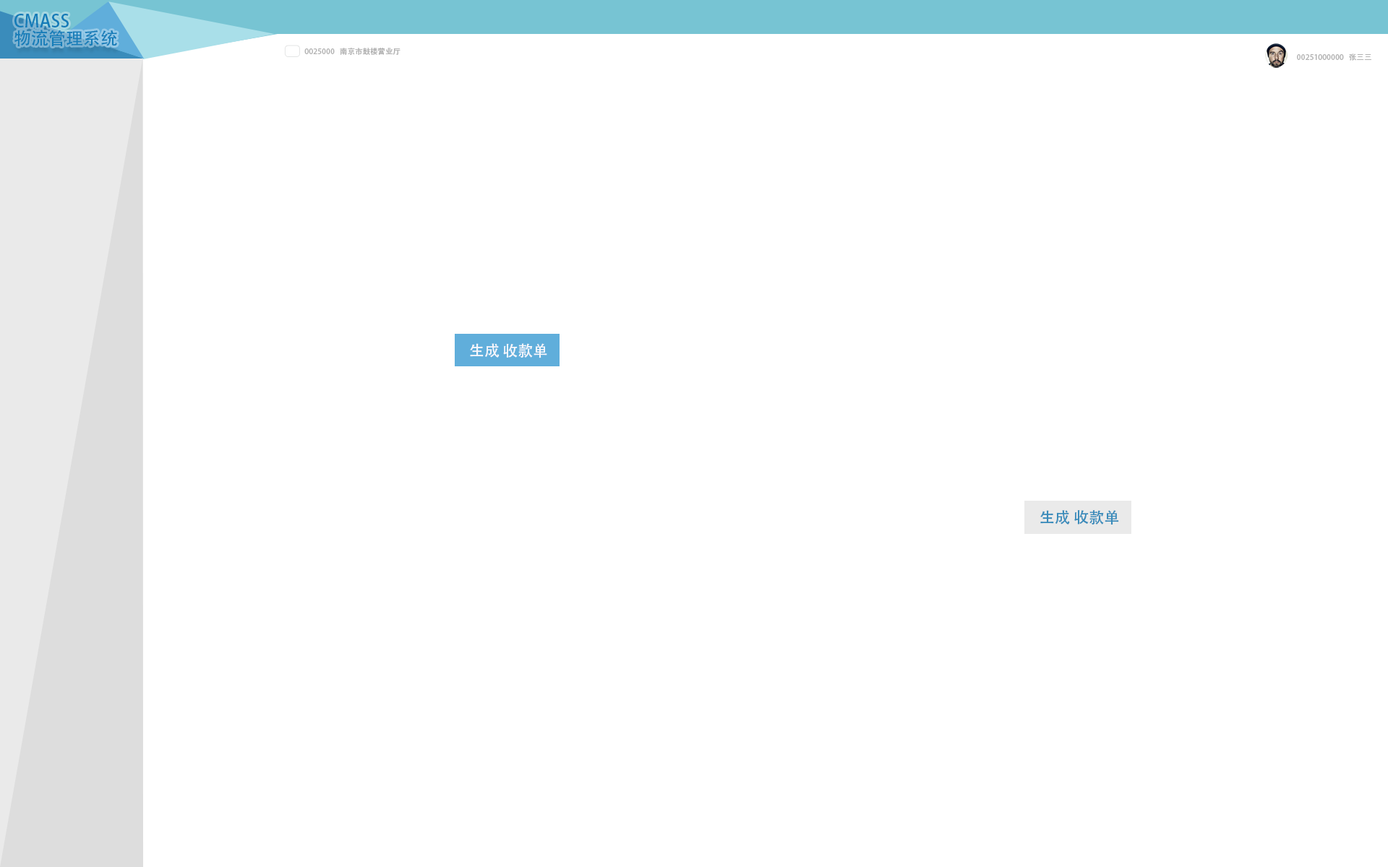
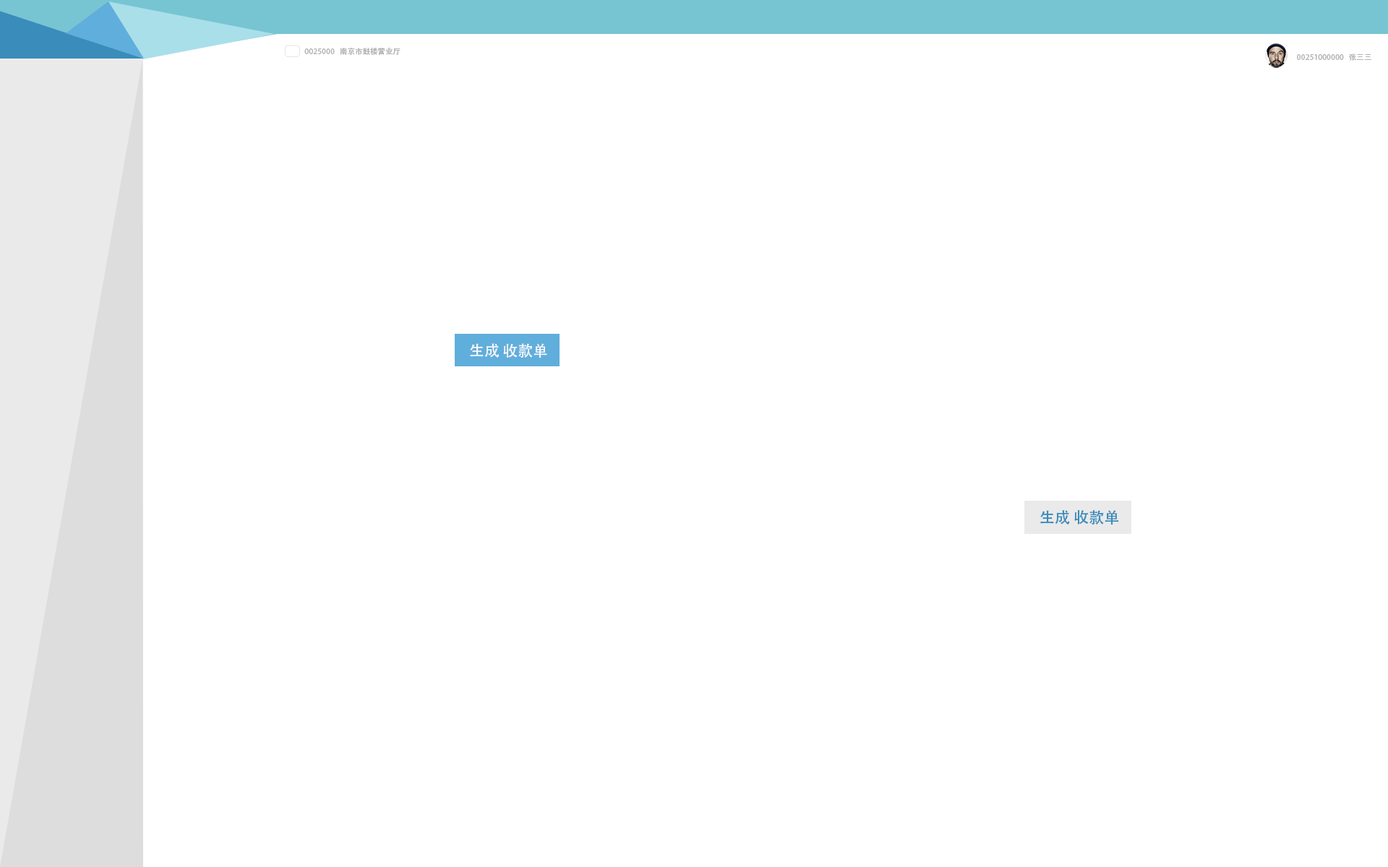
Layer changes from the first 1388x867 image to the second:
hid "CMASS 物流管理系统" over [left=14, top=13, right=118, bottom=47]
